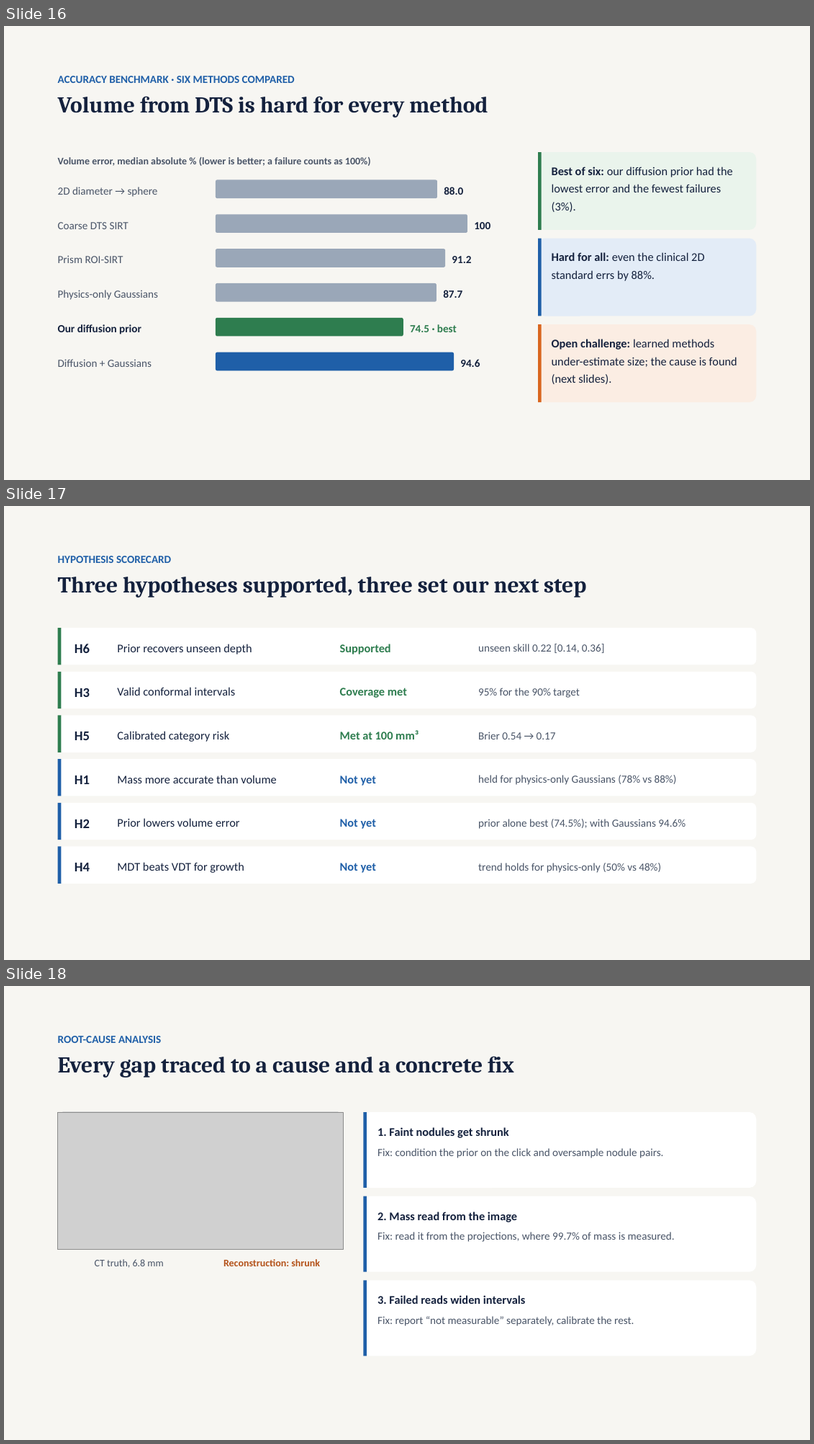
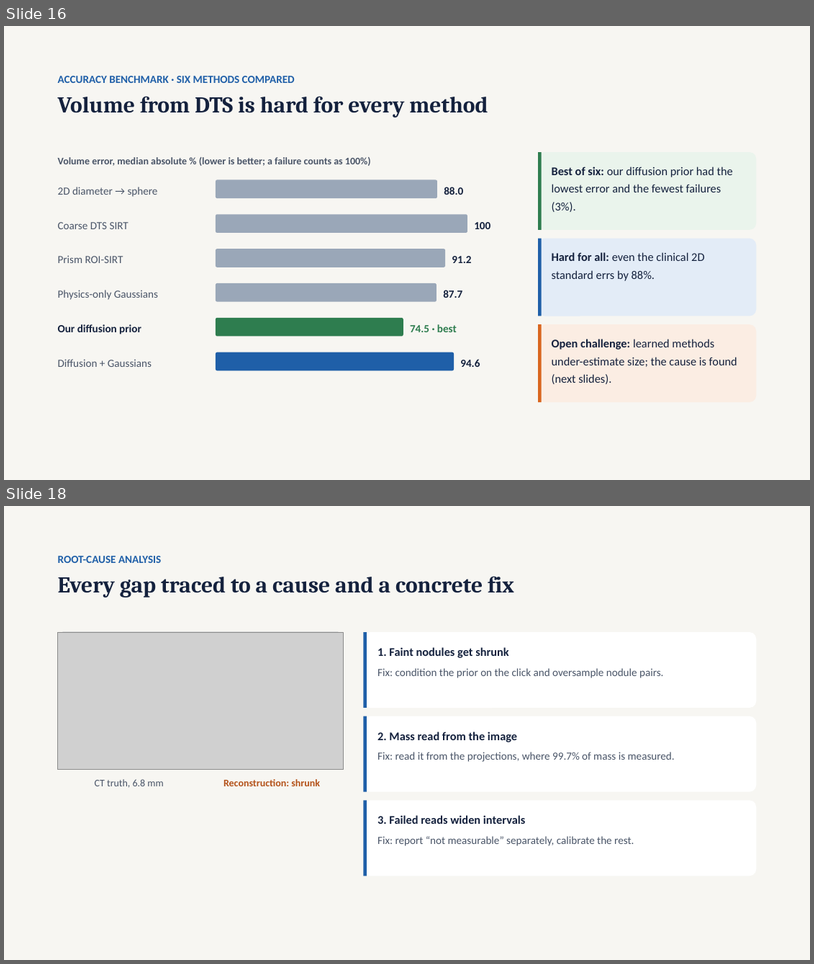
Before and after one commit to tcsquanta/medlift3d, a slide deck: report/MedLift3D_Defense.pptx. Shown one above the other, each under a label of ours: slides 16, 17 and 18 before the commit, slides 16 and 18 after it; the slides between them are not shown. The pictures are 814x1444 and 814x964 pixels, drawn with LibreOffice and Linux fonts; fonts in the diff are those of the drawing; grey boxes stand for pictures. Boxes give left, top, right and bottom in pixels: in the first picture for what was removed or moved away, otherwise in the second. Text is boxed around its words. In the diff, an @@ line names an element or a change of style, - is before the commit and + after.

```diff
--- a/report/MedLift3D_Defense.pptx
+++ b/report/MedLift3D_Defense.pptx
@@ slide 17 removed at [4, 506, 810, 960], background #F7F6F2 @@
@@ text removed at [58, 556, 171, 563] @@
-HYPOTHESIS SCORECARD
@@ text removed at [58, 577, 586, 597] @@
-Three hypotheses supported, three set our next step
@@ group removed at [58, 628, 757, 664]: 4 texts, 1 rounded rectangle, 1 rectangle @@
-H6
-Prior recovers unseen depth
-Supported
-unseen skill 0.22 [0.14, 0.36]
@@ group removed at [58, 672, 757, 708]: 4 texts, 1 rounded rectangle, 1 rectangle @@
-H3
-Valid conformal intervals
-Coverage met
-95% for the 90% target
@@ group removed at [58, 716, 757, 752]: 4 texts, 1 rounded rectangle, 1 rectangle @@
-H5
-Calibrated category risk
-Met at 100 mm³
-Brier 0.54 → 0.17
@@ group removed at [58, 759, 757, 795]: 4 texts, 1 rounded rectangle, 1 rectangle @@
-H1
-Mass more accurate than volume
-Not yet
-held for physics-only Gaussians (78% vs 88%)
@@ group removed at [58, 803, 757, 839]: 4 texts, 1 rounded rectangle, 1 rectangle @@
-H2
-Prior lowers volume error
-Not yet
-prior alone best (74.5%); with Gaussians 94.6%
@@ group removed at [58, 846, 757, 883]: 4 texts, 1 rounded rectangle, 1 rectangle @@
-H4
-MDT beats VDT for growth
-Not yet
-trend holds for physics-only (50% vs 48%)
```
Also in this commit, not shown: 3 slides changed, 1 slide added.
